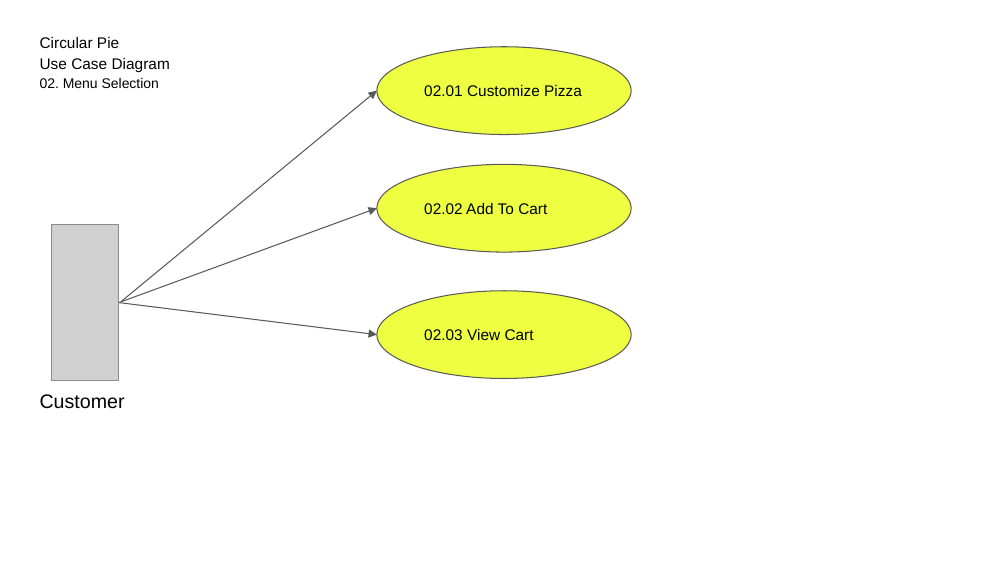
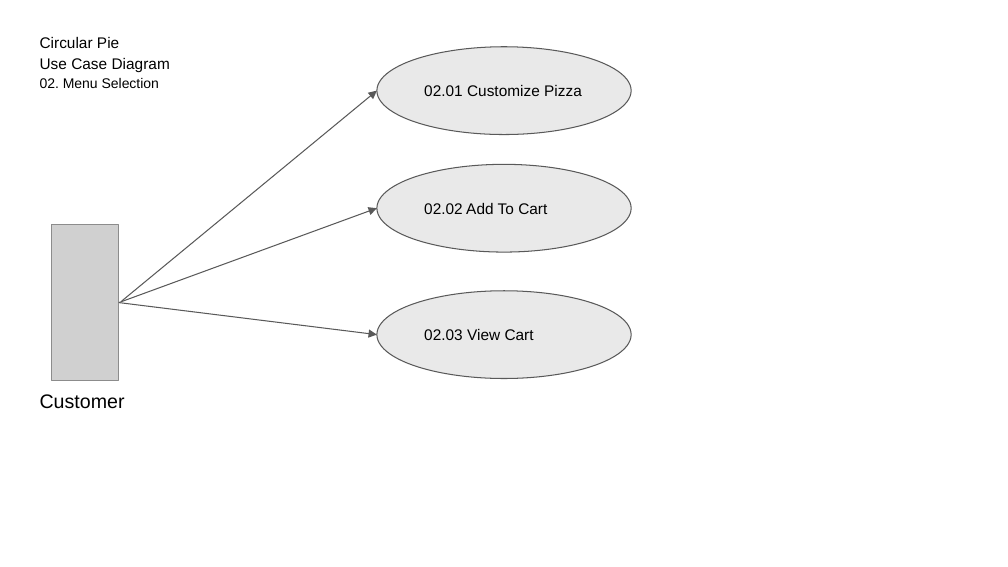
Before and after one commit to yashkantharia/Circular_Pie, a slide deck: slide 2 of CircularPie/Final Presentation/8. UseCaseDiagrams-(UML).pptx. Drawn at 1008x567 pixels with LibreOffice and Linux fonts; fonts in the diff are those of the drawing; grey boxes stand for pictures. Boxes give left, top, right and bottom in pixels: in the first picture for what was removed or moved away, otherwise in the second. Text is boxed around its words. In the diff, an @@ line names an element or a change of style, - is before the commit and + after.

```diff
--- a/CircularPie/Final Presentation/8. UseCaseDiagrams-(UML).pptx
+++ b/CircularPie/Final Presentation/8. UseCaseDiagrams-(UML).pptx
@@ fill #EEFF41 to #E9E9E9 in 3 elements at <box>377,46,631,134</box>, <box>377,164,631,252</box>, <box>377,290,631,378</box> @@
```
Also in this commit, not shown: 3 other slides changed, 10 other files.
